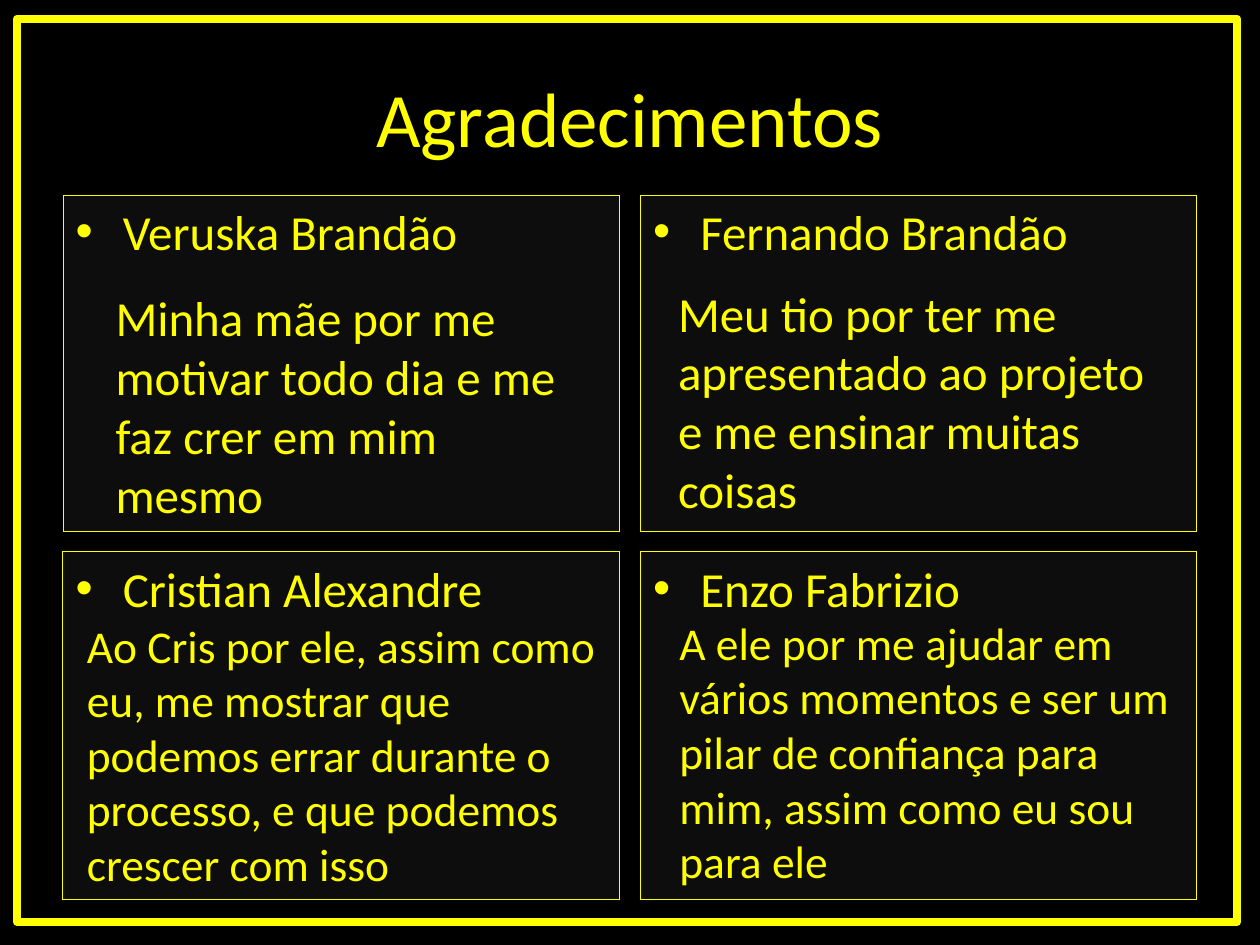
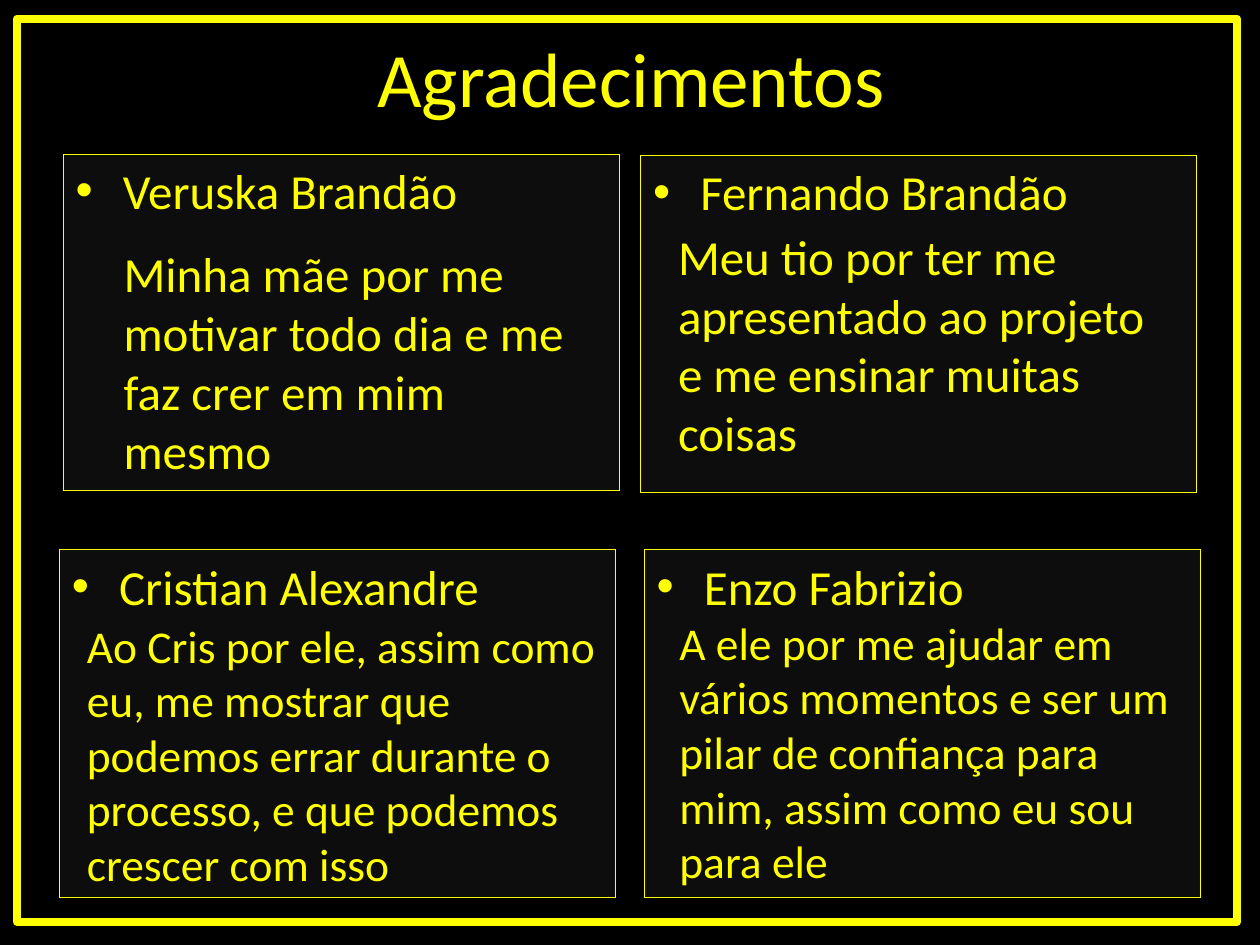
Before and after one commit to gui-brandao-silva/BRANDS, a slide deck: slide 8 of Apresentação BRANDS.pptx. Drawn at 1260x945 pixels with LibreOffice and Linux fonts; fonts in the diff are those of the drawing. Boxes give left, top, right and bottom in pixels: in the first picture for what was removed or moved away, otherwise in the second. Text is boxed around its words. In the diff, an @@ line names an element or a change of style, - is before the commit and + after.

Commit message:
end

```diff
--- a/Apresentação BRANDS.pptx
+++ b/Apresentação BRANDS.pptx
@@ 2 texts, 1 title: place and size @@
-2 texts, 1 title at bbox=[63, 93, 1197, 532]
+2 texts, 1 title at bbox=[63, 53, 1197, 491]
@@ text "Minha mãe por me motivar ...": place and size @@
-text "Minha mãe por me motivar ..." at bbox=[116, 302, 555, 514]
+text "Minha mãe por me motivar ..." at bbox=[124, 258, 563, 470]
@@ text "Meu tio por ter me ...": place and size @@
-text "Meu tio por ter me ..." at bbox=[678, 298, 1144, 509]
+text "Meu tio por ter me ..." at bbox=[678, 241, 1144, 452]
@@ rectangle "Cristian Alexandre": place and size @@
-rectangle "Cristian Alexandre" at bbox=[63, 552, 620, 900]
+rectangle "Cristian Alexandre" at bbox=[59, 549, 616, 897]
@@ rectangle "Enzo Fabrizio": place and size @@
-rectangle "Enzo Fabrizio" at bbox=[640, 552, 1197, 900]
+rectangle "Enzo Fabrizio" at bbox=[644, 549, 1201, 897]
```
Also in this commit, not shown: 3 other slides changed, 1 slide added, 1 slide removed.
